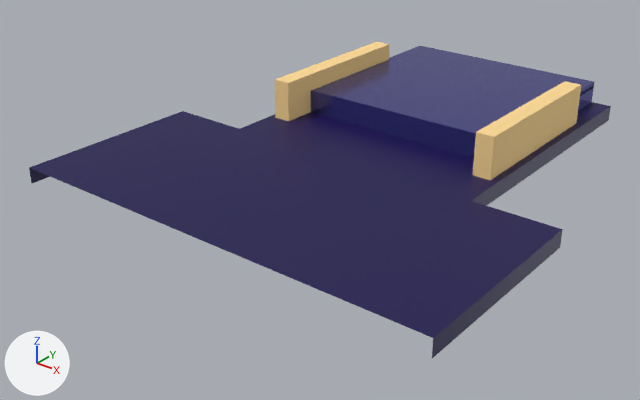
What one commit did to the Blender file public/assets/pusher.blend.
The view is the same before and after, from a 50 mm camera at (1.263, -1.989, 1.082) aimed at (-0.073, -0.32, 0.047). The axes (+X, +Y, +Z) are drawn at lower left. The lights are the same throughout.

The first picture shows 'door', 'floor-back', 'floor-front', 'platform-top', 'wall-left', 'wall-right'.
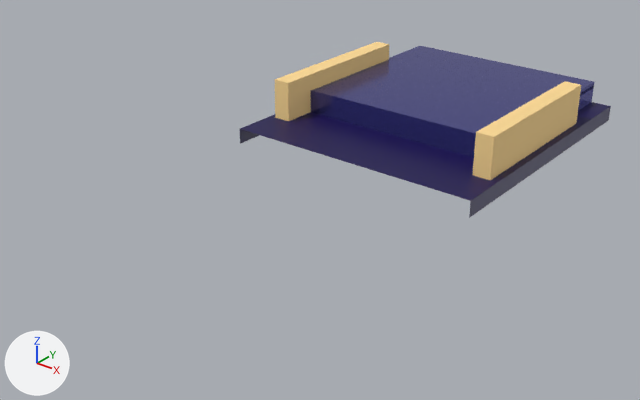
Diff of the bpy script that builds the scene:
```diff
--- a/public/assets/pusher.blend.py
+++ b/public/assets/pusher.blend.py
@@ mat_floor_front @@
 mat_floor_front.base_color = (0.00545, 0.0, 0.0766)  # dark blue #11004e
+mat_floor_front.alpha = 0.0
```

Boxes [x1, y1, x2, y2] around the edits, measured in the pictures (640 x 400 px):
'floor-front', surface changed (blue to grey)
    both: [29, 111, 563, 358]
